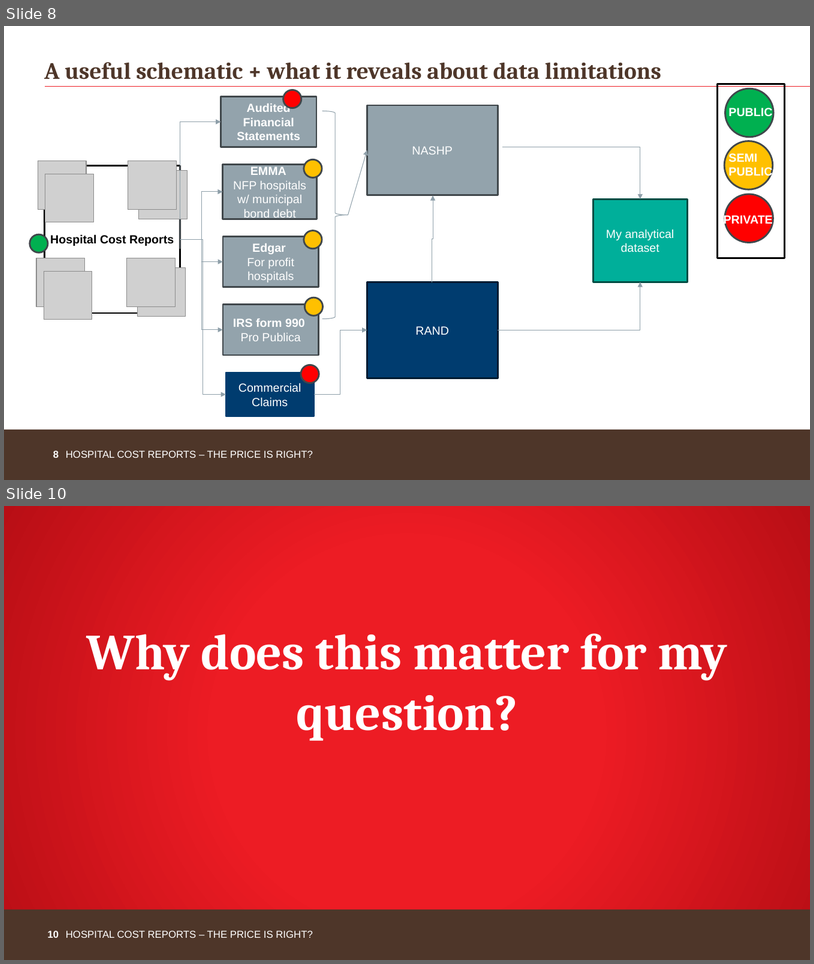
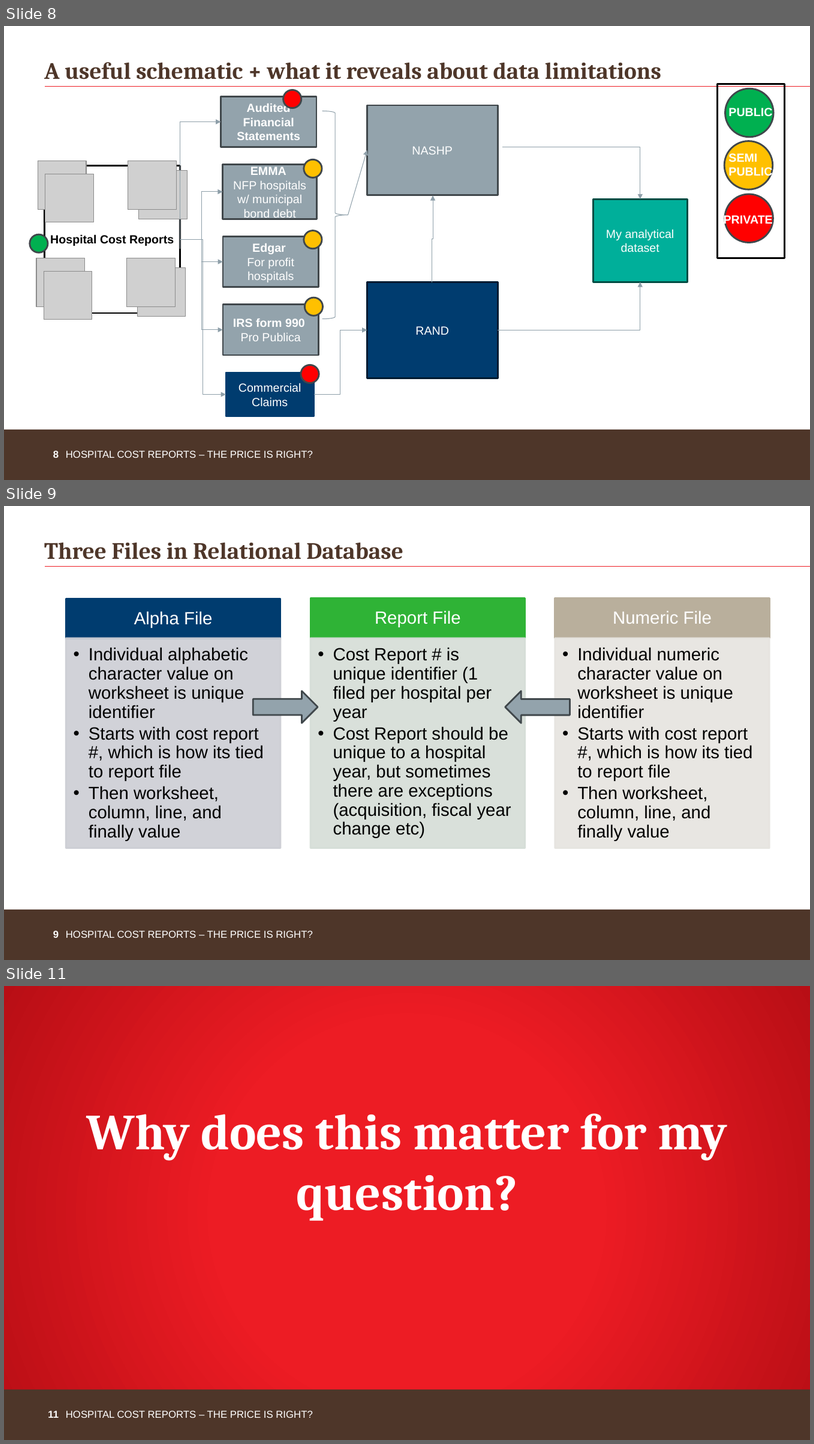
Before and after one commit to mmaughan0/Applied-Econ-Analysis-HCRIS-Project, a slide deck: Applied Econ Analysis HCRIS Presentation.pptx. Shown one above the other, each under a label of ours: slides 8 and 10 before the commit, slides 8, 9 and 11 after it; the slides between them are not shown. The pictures are 814x964 and 814x1444 pixels, drawn with LibreOffice and Linux fonts; fonts in the diff are those of the drawing; grey boxes stand for pictures; background and template pictures are left out. Boxes give left, top, right and bottom in pixels: in the first picture for what was removed or moved away, otherwise in the second. Text is boxed around its words. In the diff, an @@ line names an element or a change of style, - is before the commit and + after.

Commit message:
presentation

```diff
--- a/Applied Econ Analysis HCRIS Presentation.pptx
+++ b/Applied Econ Analysis HCRIS Presentation.pptx
@@ slide 9 added at bbox=[4, 506, 810, 960], background #FFFFFF; not listed: 4 template elements that a slide beside it also shows @@
@@ title added at bbox=[44, 542, 404, 559], 28 pt, text #4E3629, bold @@
+Three Files in Relational Database
@@ group added at bbox=[66, 598, 770, 848]: 6 rectangles, 6 texts @@
+Alpha File
+  • Individual alphabetic character value on worksheet is unique identifier
+  • Starts with cost report #, which is how its tied to report file
+  • Then worksheet, column, line, and finally value
+Report File
+  • Cost Report # is unique identifier (1 filed per hospital per year
+  • Cost Report should be unique to a hospital year, but sometimes there are exceptions (acquisition, fiscal year change etc)
+Numeric File
+  • Individual numeric character value on worksheet is unique identifier
+  • Starts with cost report #, which is how its tied to report file
+  • Then worksheet, column, line, and finally value
@@ right arrow added at bbox=[253, 691, 318, 723], fill #93A3AC, outline #40474B 2 pt @@
@@ right arrow added at bbox=[506, 691, 570, 723], fill #93A3AC, outline #40474B 2 pt @@
@@ what was slide 10 is now slide 11 @@
@@ page number at bbox=[48, 1410, 59, 1417]: text changed @@
-10
+11
```
Also in this commit, not shown: 2 other slides added, 1 slide removed.
